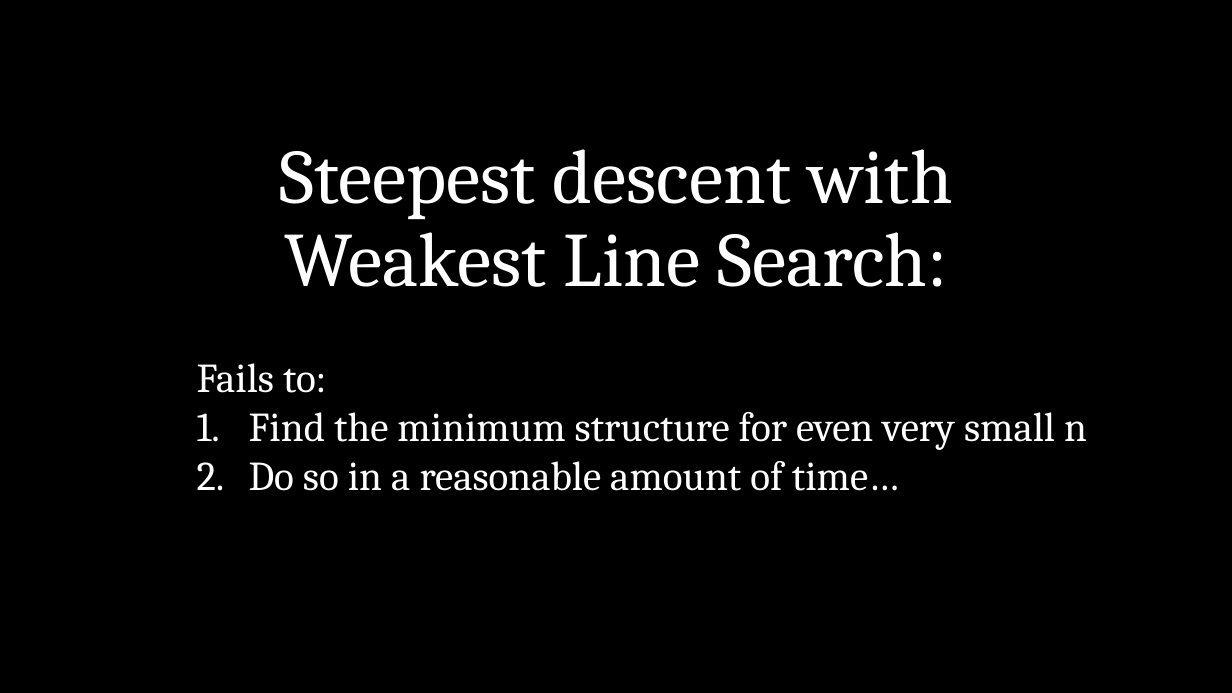
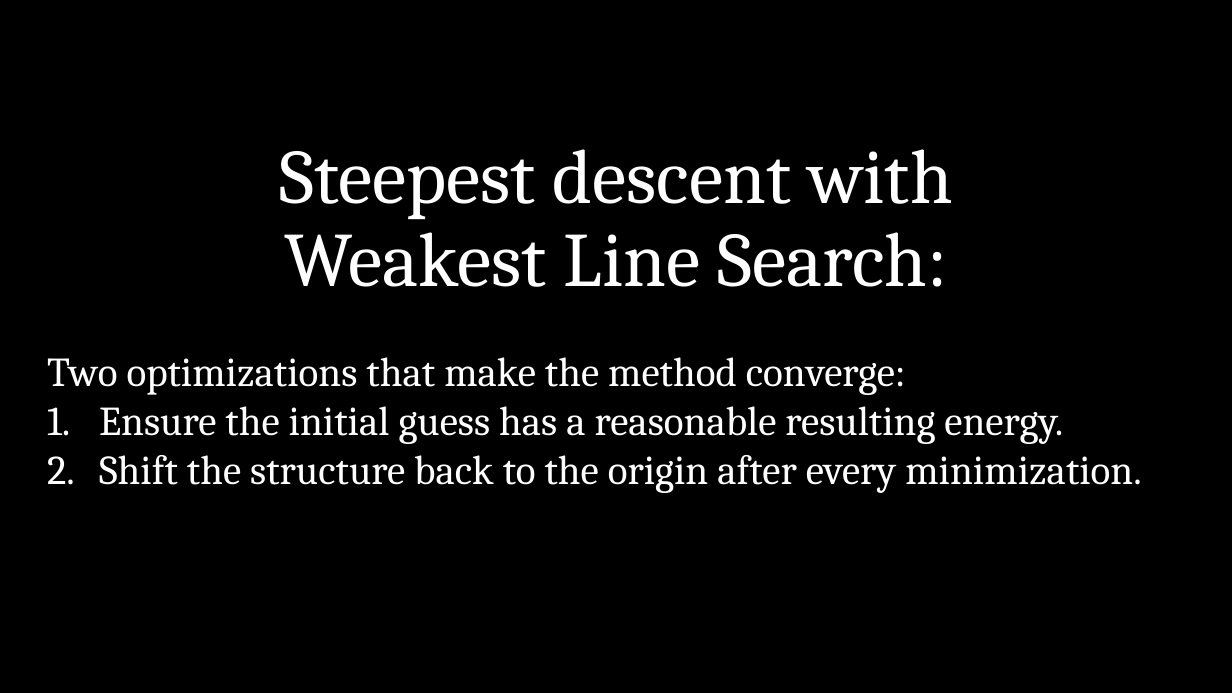
Before and after one commit to stephen-bapple/numerical-analysis, a slide deck: slide 14 of Lennard-Jones Structures.pptx. Drawn at 1232x693 pixels with LibreOffice and Linux fonts; fonts in the diff are those of the drawing. Boxes give left, top, right and bottom in pixels: in the first picture for what was removed or moved away, otherwise in the second. Text is boxed around its words. In the diff, an @@ line names an element or a change of style, - is before the commit and + after.

```diff
--- a/Lennard-Jones Structures.pptx
+++ b/Lennard-Jones Structures.pptx
@@ text at bbox=[47, 357, 1142, 493]: text changed @@
-Fails to:
-1. Find the minimum structure for even very small n
-2. Do so in a reasonable amount of time…
+Two optimizations that make the method converge:
+1. Ensure the initial guess has a reasonable resulting energy.
+2. Shift the structure back to the origin after every minimization.
```
Also in this commit, not shown: 2 other slides changed, 16 slides added, 29 slides removed, 14 other files.
